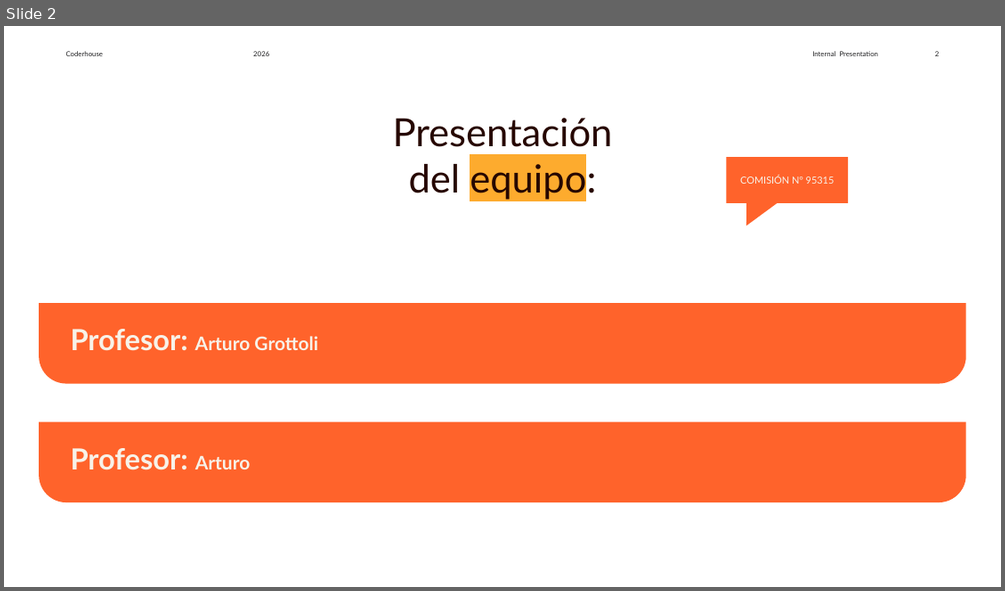
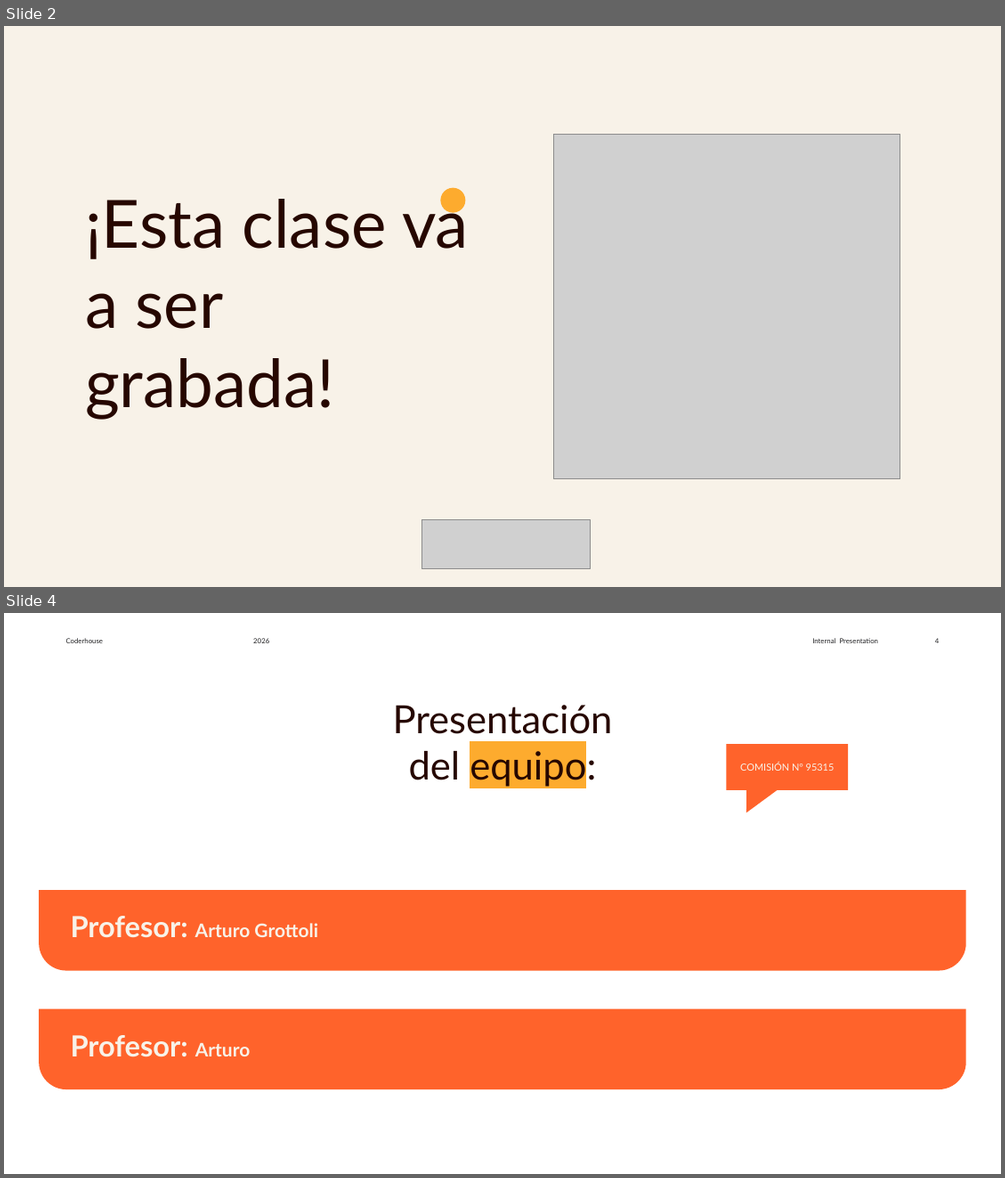
Before and after one commit to Arturogrottoli/data-Science-1, a slide deck: Clase01/Unidad 1 Transformacion Digital en la Industria 4.0.pptx. Shown one above the other, each under a label of ours: slide 2 before the commit, slides 2 and 4 after it; the slides between them are not shown. The pictures are 1005x591 and 1005x1178 pixels, drawn with LibreOffice and Linux fonts; fonts in the diff are those of the drawing; grey boxes stand for pictures; background and template pictures are left out. Boxes give left, top, right and bottom in pixels: in the first picture for what was removed or moved away, otherwise in the second. Text is boxed around its words. In the diff, an @@ line names an element or a change of style, - is before the commit and + after.

Commit message:
clase01a

```diff
--- a/Clase01/Unidad 1 Transformacion Digital en la Industria 4.0.pptx
+++ b/Clase01/Unidad 1 Transformacion Digital en la Industria 4.0.pptx
@@ slide 2 added at (x1=4, y1=26, x2=1001, y2=587), background #F8F2E8 @@
@@ picture added at (x1=554, y1=134, x2=900, y2=479) @@
@@ text added at (x1=85, y1=191, x2=469, y2=419), 64 pt, text #260700 @@
+¡Esta clase va a ser grabada!
@@ ellipse added at (x1=441, y1=187, x2=465, y2=212), fill #FDAB2E @@
@@ picture added at (x1=422, y1=520, x2=591, y2=569) @@
@@ what was slide 2 is now slide 4 @@
```
Also in this commit, not shown: 2 other slides added, 1 slide removed, 1 other file.
